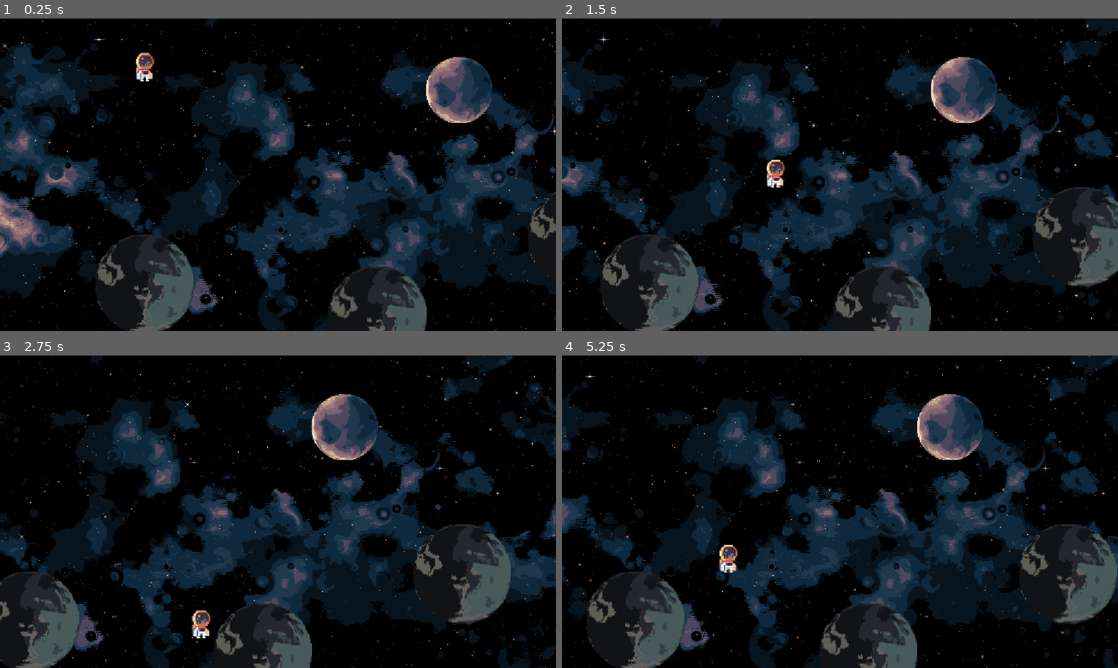
Above: before the commit, frames 1-4 (two rows, left to right).
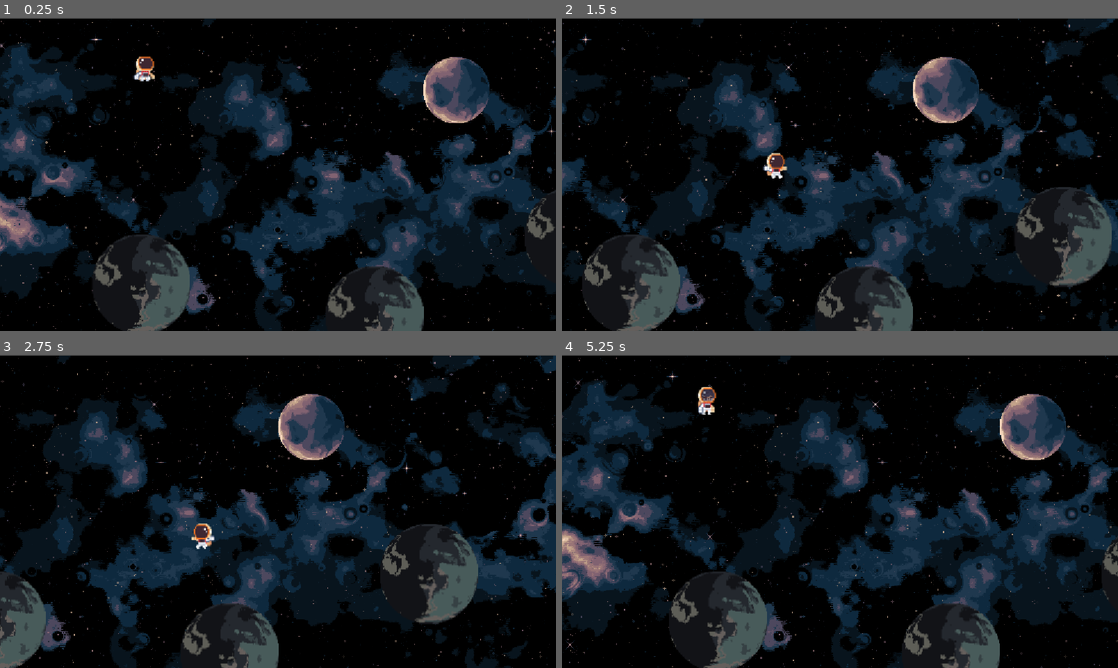
Above: after the commit, the same moments.

Repository: Zain-Abusal/Haven-Dubai
Game: Godot game, scene res://level_1.tscn
Two runs of this game, one before a commit and one after it. Both use one fixed random seed, a clock stepped at 60 frames per second and the inputs below.
Inputs:
- Up to frame 1 (0.25 s): no input
- Up to frame 2 (1.5 s): tap Enter (ui_accept) at 0.5, 0.6, 0.77, 1.07, 1.35 s; hold Right (ui_right) from 0.53 s (still down)
- Up to frame 3 (2.75 s): tap Enter (ui_accept) at 1.52, 1.82, 2.1 s; release Right (ui_right) at 2.03 s; hold Left (ui_left) from 2.03 s (still down)
- Up to frame 4 (5.25 s): release Left (ui_left) at 2.78 s; hold Right (ui_right) 2.78-4.28 s; tap Enter (ui_accept) at 2.85, 3.02, 3.32, 3.6, 3.77, 4.07, 4.35, 4.52, 4.82, 5.1 s; hold Left (ui_left) 4.28-5.03 s; hold Right (ui_right) from 5.03 s (still down)

The runs differ from the first frame. In frame 1, 12% of the frame differs, in the area x 0-100%, y 0-100%; in frame 2, 34%; in frame 3, 44%; in frame 4, 53%.

Commit message:
add anims

Diff:
--- a/lost-in-orbit/character_body_2d.gd
+++ b/lost-in-orbit/character_body_2d.gd
@@ -1,28 +1,53 @@
 extends CharacterBody2D
-
 
 const SPEED = 150.0
 const JUMP_VELOCITY = -250.0
-const Gravity = 200.0
+const GRAVITY = 200.0
+
+@onready var animated_sprite: AnimatedSprite2D = $AnimatedSprite2D
+
+# Tracks whether the player has touched the floor since their last jump
+var can_jump: bool = false
 
 func _physics_process(delta: float) -> void:
-	# Add the gravity.
-	if not is_on_floor():
-		velocity.y += Gravity * delta
+	# 1. Check floor state first and reset jump allowance ONLY when firmly grounded
+	if is_on_floor():
+		can_jump = true
+	else:
+		velocity.y += GRAVITY * delta
 
-	# Handle jump.
-	if Input.is_action_just_pressed("ui_accept") and  is_on_floor():
+	# 2. Handle jump ONLY when grounded AND jump hasn't been used yet
+	if Input.is_action_just_pressed("ui_accept") and is_on_floor() and can_jump:
 		velocity.y = JUMP_VELOCITY
+		can_jump = false # Locks jumping until the player lands again
 
-	# Get the input direction and handle the movement/deceleration.
-	# As good practice, you should replace UI actions with custom gameplay actions.
+	# 3. Get input direction and move horizontally
 	var direction := Input.get_axis("ui_left", "ui_right")
 	if direction:
 		velocity.x = direction * SPEED
 	else:
 		velocity.x = move_toward(velocity.x, 0, SPEED)
 
+	# 4. Update sprite direction and animations
+	update_animations(direction)
+
+	# 5. Apply movement (updates is_on_floor() for the next frame)
 	move_and_slide()
+
+func update_animations(direction: float) -> void:
+	# Flip sprite horizontally based on movement direction
+	if direction > 0:
+		animated_sprite.flip_h = false
+	elif direction < 0:
+		animated_sprite.flip_h = true
+
+	# Play Jump when airborne, otherwise play Walking or Idle
+	if not is_on_floor():
+		animated_sprite.play("Jump")
+	elif direction != 0:
+		animated_sprite.play("Walking")
+	else:
+		animated_sprite.play("Idle")
 
 # Handle player leaving viewport
 func _on_visible_on_screen_notifier_2d_screen_exited() -> void:
--- a/lost-in-orbit/level_1.gd
+++ b/lost-in-orbit/level_1.gd
@@ -1,6 +1,6 @@
 extends Node2D
 
-@export var scroll_speed: float = 95.0
+@export var scroll_speed: float = 120.0
 
 @onready var bg_1 = $Bg
 @onready var bg_2 = $Bg2
--- a/lost-in-orbit/level_1.tscn
+++ b/lost-in-orbit/level_1.tscn
@@ -597,13 +597,14 @@
 texture = ExtResource("4_27bay")
 
 [node name="Shard" type="Sprite2D" parent="Bg2" unique_id=141857365]
-position = Vector2(-1729, -327)
+position = Vector2(-1479, 129)
+metadata/_edit_group_ = true
 
 [node name="AnimatedSprite2D" type="AnimatedSprite2D" parent="Bg2/Shard" unique_id=672204356]
 position = Vector2(159, 68)
 scale = Vector2(1.5312499, 1.53125)
 sprite_frames = SubResource("SpriteFrames_8vrlf")
-frame_progress = 0.7364365
+frame_progress = 0.18451127
 
 [node name="Area2D" type="Area2D" parent="Bg2/Shard" unique_id=894208750]
 
